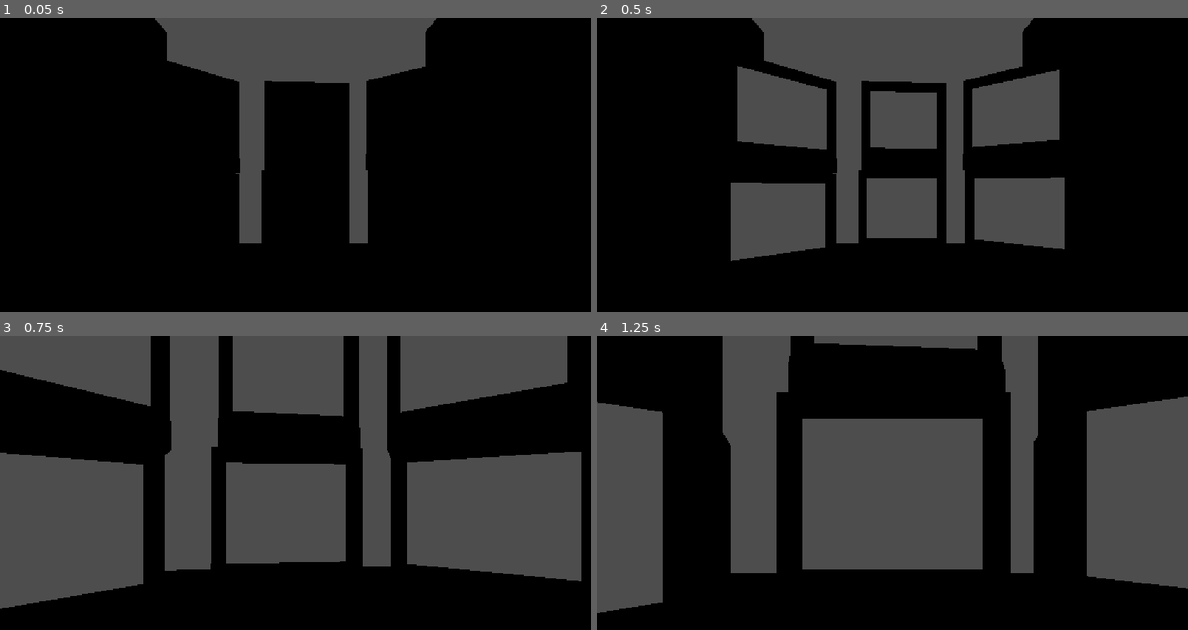
Above: before the commit, frames 1-4 (two rows, left to right).
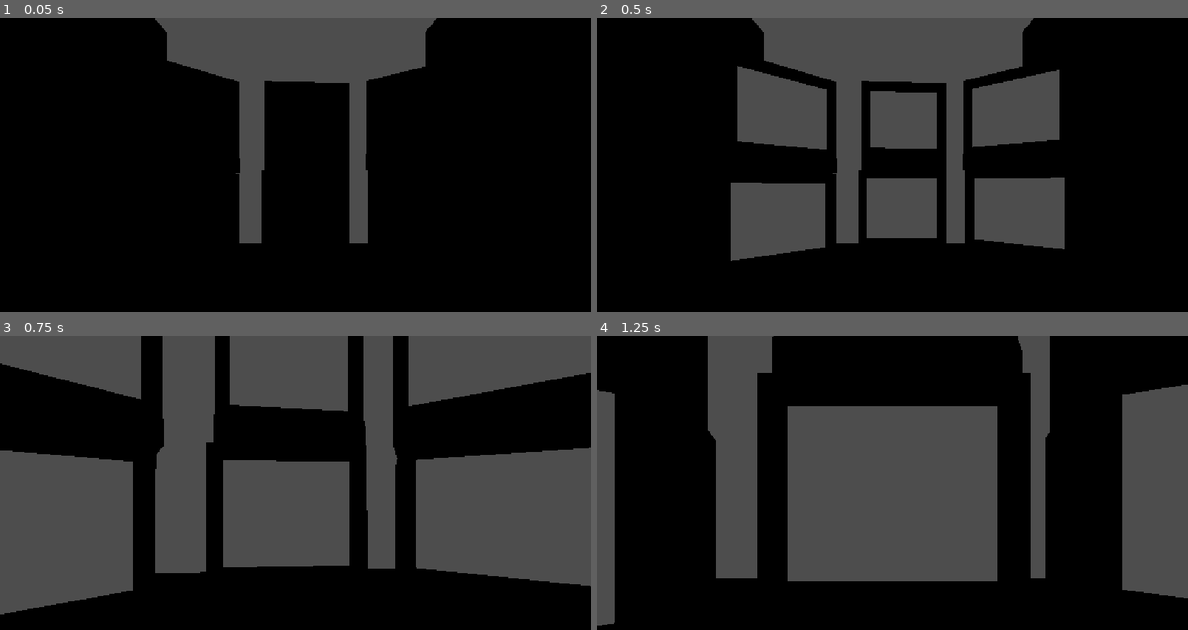
Above: after the commit, the same moments.

Repository: TheoXymore/1983
Game: Godot game, scene res://office/salle_surveillance.tscn
Same seed, same stepped clock (60 frames per second), same inputs: the game is played once before the commit and once after it. Before the commit the project has no main scene; this scene is started directly in both runs.
Inputs (mouse positions are in pixels of both pictures, inside the frame that each line leads up to):
- Up to frame 1 (0.05 s): no input
- Up to frame 2 (0.5 s): no input
- Up to frame 3 (0.75 s): tap Enter at 0.5 s; move the mouse to (325, 500) at 0.52 s; click (325, 500) at 0.6 s
- Up to frame 4 (1.25 s): no input

Frames 1-2 are identical in both runs. In frame 3, 10% of the frame differs, in the area x 0-100%, y 0-95%; in frame 4, 26%, in the area x 0-100%, y 0-99%.

Commit message:
ecrans de surveillance fonctionnels

Diff:
--- a/office/salle_surveillance.gd
+++ b/office/salle_surveillance.gd
@@ -15,9 +15,12 @@
 		var mat = StandardMaterial3D.new()
 		mat.albedo_texture = rue.get_texture()
 		mat.shading_mode = BaseMaterial3D.SHADING_MODE_UNSHADED
-		ecrans[i].window.mesh.material = mat
+		ecrans[i].window.material_override = mat
+
+		ecrans[i].rue = rue
 
 
 # Called every frame. 'delta' is the elapsed time since the previous frame.
 func _process(delta: float) -> void:
-	pass
+	if Input.is_action_just_pressed("pause"):
+		get_tree().quit()
--- a/office/vue_joueur.gd
+++ b/office/vue_joueur.gd
@@ -21,8 +21,8 @@
 	if event is InputEventMouseMotion :
 		if not is_camera_selected:
 			rotate_camera(event.relative)
-		else :
-			pass #TODO
+		elif current_screen.rue.has_node("Camera"):
+			current_screen.rue.get_node("Camera").rotate_camera(event.relative)
 
 func rotate_camera(mouse_delta: Vector2) -> void:
 	rotation.y -= mouse_delta.x * mouse_sensitivity
--- a/project.godot
+++ b/project.godot
@@ -11,6 +11,7 @@
 [application]
 
 config/name="Super Jeu ImaJam"
+run/main_scene="uid://cblvnxb4o7q8r"
 config/features=PackedStringArray("4.7", "Forward Plus")
 config/icon="res://icon.svg"
 
@@ -31,6 +32,11 @@
 "events": [Object(InputEventMouseButton,"resource_local_to_scene":false,"resource_name":"","device":-1,"window_id":0,"a …(258 unchanged characters)…
 ]
 }
+pause={
+"deadzone": 0.2,
+"events": [Object(InputEventKey,"resource_local_to_scene":false,"resource_name":"","device":-1,"window_id":0,"alt_pressed":false,"shift_pressed":false,"ctrl_pressed":false,"meta_pressed":false,"pressed":false,"keycode":0,"physical_keycode":4194305,"key_label":0,"unicode":0,"location":0,"echo":false,"script":null)
+]
+}
 
 [physics]
 
--- a/screen/screen.gd
+++ b/screen/screen.gd
@@ -3,6 +3,8 @@
 
 @onready var anchor: Node3D = $Anchor
 @onready var window: MeshInstance3D = $MeshInstance3D
+
+var rue:SubViewport
 
 # Called when the node enters the scene tree for the first time.
 func _ready() -> void:
--- a/screen/screen.tscn
+++ b/screen/screen.tscn
@@ -31,4 +31,4 @@
 mesh = SubResource("QuadMesh_mipum")
 
 [node name="Anchor" type="Node3D" parent="." unique_id=2012420105]
-transform = Transform3D(1, 0, 0, 0, 1, 0, 0, 0, 1, 0, 0, 3)
+transform = Transform3D(1, 0, 0, 0, 1, 0, 0, 0, 1, 0, 0, 2.7155967)
